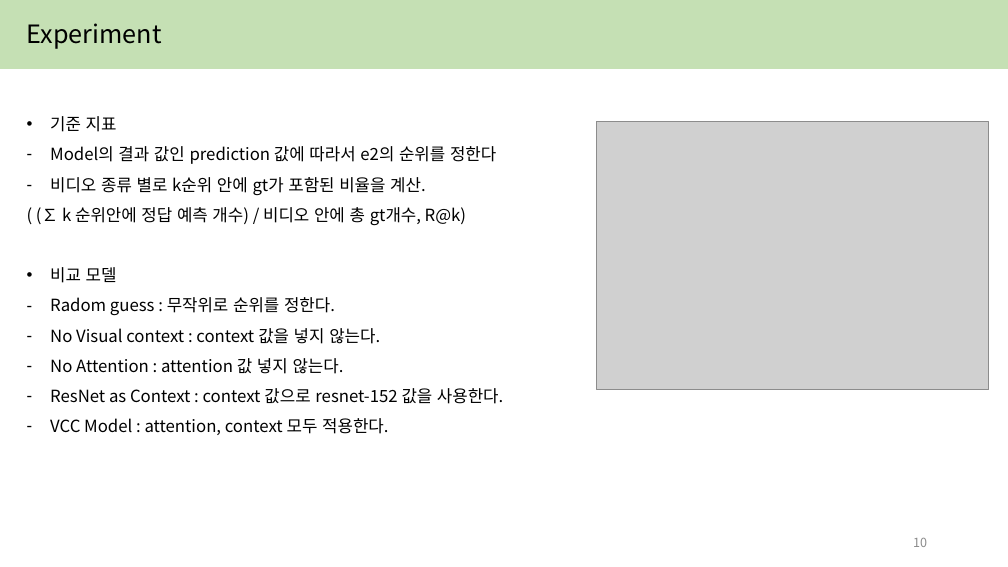
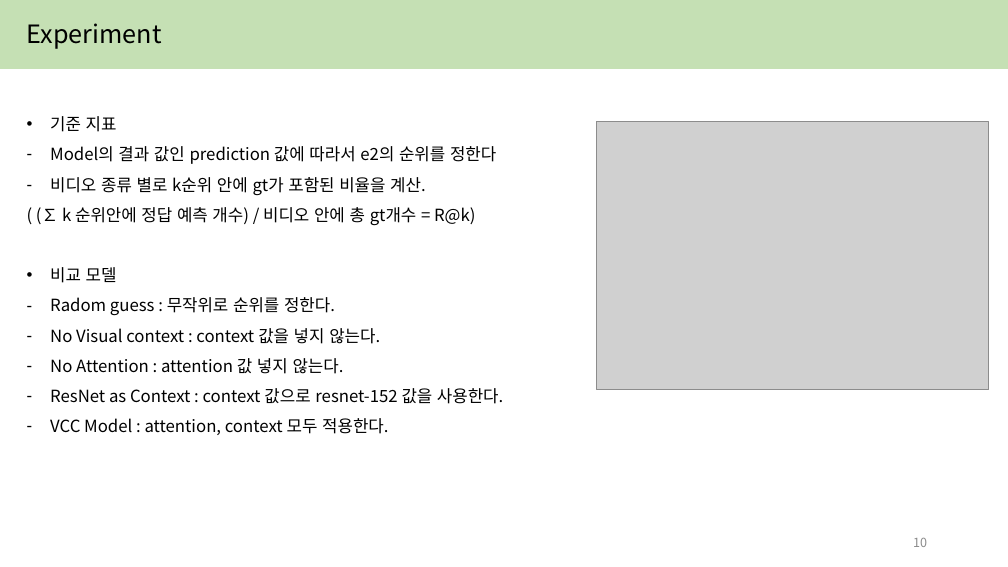
Before and after one commit to yejin087/study_image_caption, a slide deck: slide 10 of 3주차.pptx. Drawn at 1008x567 pixels with LibreOffice and Linux fonts; fonts in the diff are those of the drawing; grey boxes stand for pictures. Boxes give left, top, right and bottom in pixels: in the first picture for what was removed or moved away, otherwise in the second. Text is boxed around its words. In the diff, an @@ line names an element or a change of style, - is before the commit and + after.

```diff
--- a/3주차.pptx
+++ b/3주차.pptx
@@ text at (62,207,475,226): text changed @@
-( (∑ k 순위안에 정답 예측 개수) / 비디오 안에 총 gt개수, R@k)
+( (∑ k 순위안에 정답 예측 개수) / 비디오 안에 총 gt개수 = R@k)
```
Also in this commit, not shown: 7 other slides changed, 4 other files.
